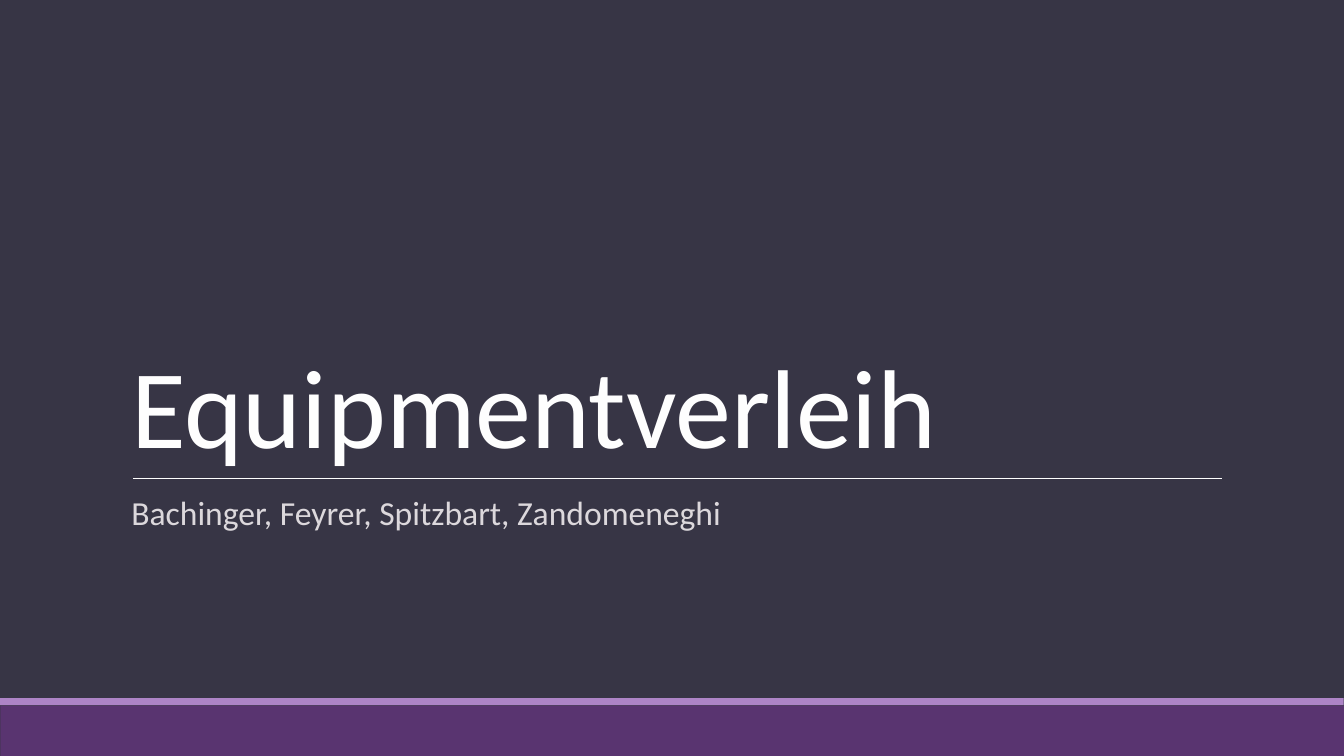
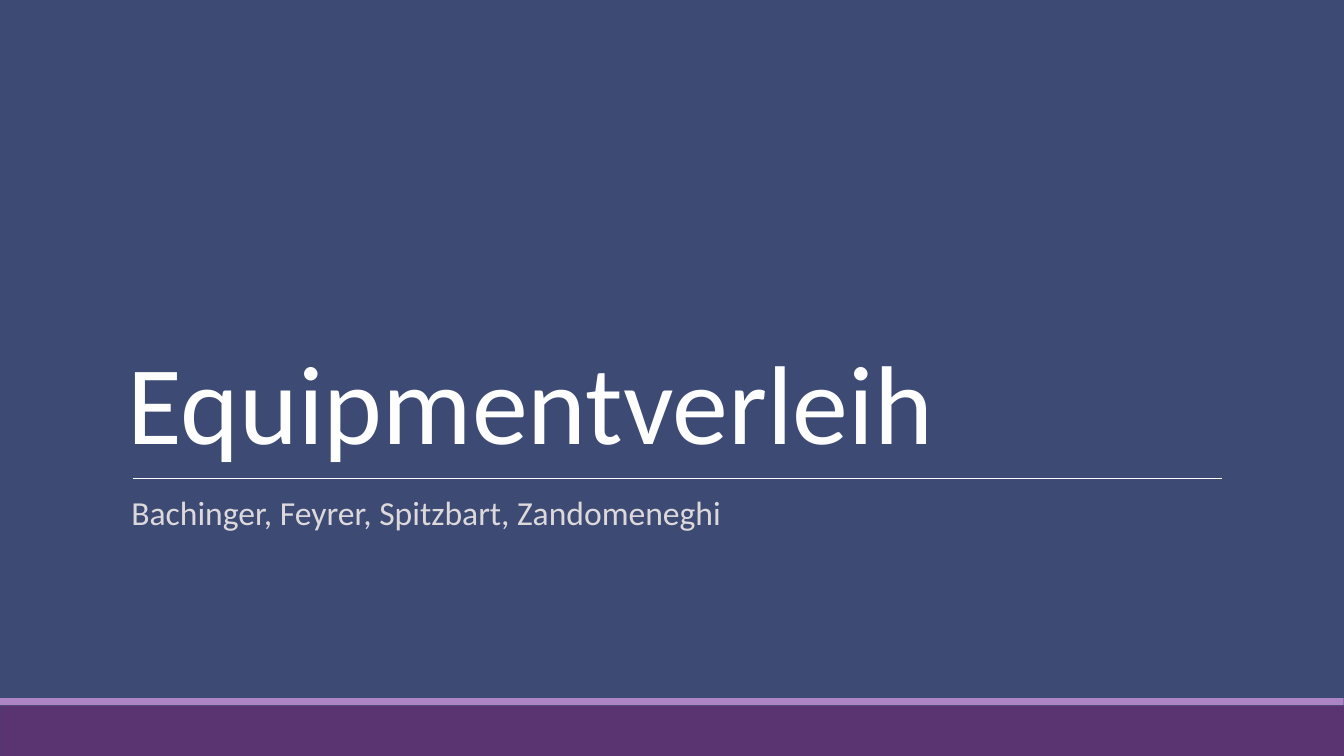
Before and after one commit to nicospacez/equipment-verleih, a slide deck: slide 1 of Equipmentverleih.pptx. Drawn at 1344x756 pixels with LibreOffice and Linux fonts; fonts in the diff are those of the drawing. Boxes give left, top, right and bottom in pixels: in the first picture for what was removed or moved away, otherwise in the second. Text is boxed around its words. In the diff, an @@ line names an element or a change of style, - is before the commit and + after.

```diff
--- a/Equipmentverleih.pptx
+++ b/Equipmentverleih.pptx
@@ background #373545 to #3D4A73 @@
@@ title "Equipmentverleih": place and size @@
-title "Equipmentverleih" at (131,370,936,466)
+title "Equipmentverleih" at (128,366,933,462)
```
Also in this commit, not shown: 13 other slides changed, 1 slide added.
